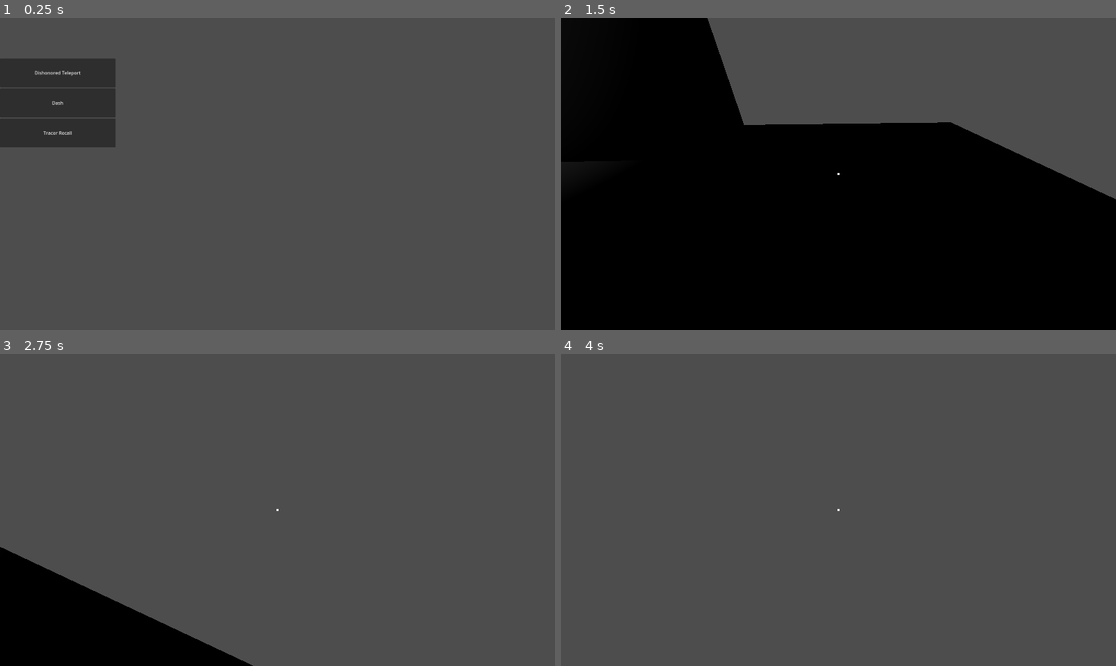
Above: before the commit, frames 1-4 (two rows, left to right).
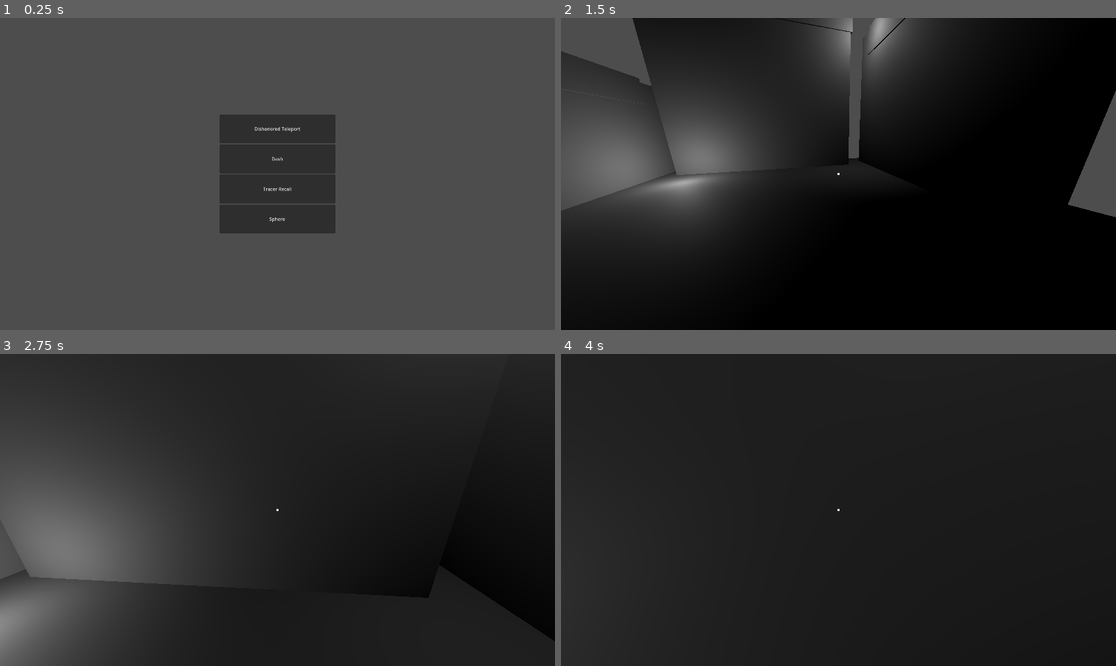
Above: after the commit, the same moments.

Repository: damikdk/fifth-try
Game: Godot game, scene res://Menu/MainMenu.tscn
Two runs of this game, one before a commit and one after it. Both use one fixed random seed, a clock stepped at 60 frames per second and the inputs below.
Inputs (mouse positions are in pixels of both pictures, inside the frame that each line leads up to):
- Up to frame 1 (0.25 s): no input
- Up to frame 2 (1.5 s): click "Dishonored Teleport" at 0.5 s; tap Enter at 1.25 s; move the mouse to (866, 174) at 1.27 s; hold W (move_forward) from 1.28 s (still down); tap E (E) at 1.35 s
- Up to frame 3 (2.75 s): keep holding W (move_forward); tap Space (jump) at 1.52, 1.82, 2.27, 2.3, 2.57 s; tap Shift (shift) at 1.55, 2.1 s; move the mouse to (249, 510) at 2.02 s
- Up to frame 4 (4 s): keep holding W (move_forward); move the mouse to (849, 503) at 2.77 s; tap Space (jump) at 2.85, 3.5, 3.77 s; tap E (E) at 3.05, 3.6 s; move the mouse to (832, 516) at 3.52 s; tap Shift (shift) at 3.8 s

The runs differ from the first frame. In frame 1, 13% of the frame differs, in the area x 0-61%, y 13-70%; in frame 2, 51%; in frame 3, 86%; in frame 4, 100%, in the area x 0-100%, y 0-100%.

Commit message:
Add Life Sphere

Diff:
--- /dev/null
+++ b/Characters/LifeSphere/LifeSphere.gd
@@ -0,0 +1,24 @@
+extends CSGSphere3D
+
+const HP_MIN = 0
+const HP_MAX = 10
+
+@export_range(HP_MIN, HP_MAX) var HP = HP_MAX
+
+func _process(_delta):
+	if Input.is_action_just_pressed("shift"):
+		take_damage(1)
+
+	if Input.is_action_just_pressed("jump"):
+		heal(1)
+
+func take_damage(damage: float):
+	HP = max(HP_MIN, HP - damage)
+	update_shader()
+
+func heal(amount: float):
+	HP = min(HP + amount, HP_MAX)
+	update_shader()
+
+func update_shader():
+	material.set_shader_parameter("emission_intensity", 1.7 * HP / 10.0)
--- /dev/null
+++ b/Characters/LifeSphere/LifeSphere.gdshader
@@ -0,0 +1,87 @@
+shader_type spatial;
+render_mode blend_mix;
+
+uniform vec4 base_color_shadow = vec4(0.5, 0.0, 0.0, 1.0);
+uniform vec4 base_color_highlight = vec4(0.0, 0.5, 0.0, 1.0);
+uniform float base_color_blend : hint_range(0.1, 2.0, 0.05) = 1.2;
+uniform float color_modulate_frequency : hint_range(0.1, 10.0, 0.1) = 1.0;
+uniform float noise_displacement : hint_range(0.1, 1, 0.01) = 0.3;
+uniform float noise_scale : hint_range(1, 20, 0.1) = 7.0;
+uniform float noise_time_scale : hint_range(0.1, 10, 0.1) = 1.0;
+uniform float alpha_distance_min : hint_range(0.5, 1.5, 0.01) = 1.08;
+uniform float alpha_distance_max : hint_range(1.0, 2.0, 0.01) = 1.6;
+uniform float alpha_time_scale : hint_range(0.1, 10, 0.1) = 1.0;
+uniform float emission_intensity : hint_range(0.0, 15.0, 0.1) = 2.0;
+uniform float highlight_intensity : hint_range(0.1, 10.0, 0.1) = 3.0;
+
+varying vec3 normal_norm;
+varying vec3 vertex_local;
+varying float vertex_d;
+
+// Generic 3-in-1-out noise function from https://gist.github.com/patriciogonzalezvivo/670c22f3966e662d2f83
+vec4 mod289(vec4 x) {
+	return x - floor(x * (1.0 / 289.0)) * 289.0;
+}
+
+vec4 perm(vec4 x) {
+	return mod289(((x * 34.0) + 1.0) * x);
+}
+
+float noise(vec3 p) {
+	vec3 a = floor(p);
+	vec3 d = p - a;
+	d = d * d * (3.0 - 2.0 * d);
+
+	vec4 b = a.xxyy + vec4(0.0, 1.0, 0.0, 1.0);
+	vec4 k1 = perm(b.xyxy);
+	vec4 k2 = perm(k1.xyxy + b.zzww);
+
+	vec4 c = k2 + a.zzzz;
+	vec4 k3 = perm(c);
+	vec4 k4 = perm(c + 1.0);
+
+	vec4 o1 = fract(k3 * (1.0 / 41.0));
+	vec4 o2 = fract(k4 * (1.0 / 41.0));
+
+	vec4 o3 = o2 * d.z + o1 * (1.0 - d.z);
+	vec2 o4 = o3.yw * d.x + o3.xz * (1.0 - d.x);
+
+	return o4.y * d.y + o4.x * (1.0 - d.y);
+}
+
+// Simple function used for generating "waves" for modulating the vertex displacement over time
+// Creates different waves for x, y and z (w1, w2 and w3) + one constant rotation around one axis
+vec3 wave(float time) {
+	float w1 = 0.134 * cos(2.874 * time) + 0.536 * sin(3.574 * time);
+	float w2 = 0.446 * sin(2.567 * time) + 0.357 * cos(3.367 * time) + 5.746 * time;
+	float w3 = 0.364 * cos(2.745 * time) + 0.256 * sin(3.645 * time);
+	return vec3(w1, w2, w3);
+}
+
+void vertex() {
+	// Getting the normalized normal vector (pointing out of the sphere) in order to displace the vertices along the axis of the normal
+	normal_norm = normalize(NORMAL);
+	VERTEX += noise_displacement * noise(VERTEX * noise_scale + wave(noise_time_scale * TIME)) * normal_norm;
+
+	// Computing distance from new vertex location to center, will be used in fragment shader
+	vertex_local = VERTEX;
+	vertex_d = distance(vertex_local, vec3(0.0));
+}
+
+void fragment() {
+	// Animating transparency (alpha) based on distance from sphere center using periodic variations in the treshold
+	float alpha_distance_min_varying = alpha_distance_min + 0.05 * alpha_distance_min * cos(2.32 * alpha_time_scale * TIME) + 0.05 * alpha_distance_min * cos(5.17 * alpha_time_scale * TIME) + 0.04 * alpha_distance_min * sin(7.32 * alpha_time_scale * TIME);
+	ALPHA = smoothstep(alpha_distance_min_varying, alpha_distance_max, vertex_d);
+
+	// Setting the base colors of the orb, blending shadow and highlight color by using smoothstep and vertex distance from center
+	ALBEDO = base_color_shadow.rgb + (base_color_highlight.rgb * smoothstep(base_color_blend - base_color_blend * 0.25, base_color_blend + base_color_blend * 0.25, vertex_d));
+
+	// Animating (modulating) the base color using small periodic variations in red, green and blue channels
+	ALBEDO += vec3(0.067 * sin(5.346 * color_modulate_frequency * TIME), 0.058 * cos(7.346 * color_modulate_frequency * TIME), 0.073 * sin(3.346 * color_modulate_frequency * TIME));
+
+	// Adjusting highlight intensity based on vertex distance from center. Larger values for highlight_intensity will darken areas with vertex_d < 1 and brighten areas with vertex_d > 1
+	ALBEDO *= pow(vertex_d, highlight_intensity);
+
+	// Making the material emissive by multiplying the albedo by an intensity factor
+	EMISSION = emission_intensity * ALBEDO;
+}
--- /dev/null
+++ b/Characters/LifeSphere/LifeSphere.tscn
@@ -0,0 +1,18 @@
+[gd_scene load_steps=3 format=3]
+
+[ext_resource type="Material" path="res://Characters/LifeSphere/LifeSphereMaterial.tres" id="1_ka2rf"]
+[ext_resource type="Script" path="res://Characters/LifeSphere/LifeSphere.gd" id="2_olren"]
+
+[node name="CSGSphere3D" type="CSGSphere3D"]
+transform = Transform3D(0.4, 0, 0, 0, 0.4, 0, 0, 0, 0.4, 0.459785, 0, -0.576368)
+radius = 1.0
+radial_segments = 32
+rings = 32
+material = ExtResource("1_ka2rf")
+script = ExtResource("2_olren")
+
+[node name="OmniLight3D" type="OmniLight3D" parent="."]
+light_color = Color(0.647059, 0, 1, 1)
+light_energy = 0.358
+light_indirect_energy = 1.697
+light_volumetric_fog_energy = 1.997
--- /dev/null
+++ b/Characters/LifeSphere/LifeSphereMaterial.tres
@@ -0,0 +1,19 @@
+[gd_resource type="ShaderMaterial" load_steps=2 format=3 uid="uid://d4no2mmjhfxa8"]
+
+[ext_resource type="Shader" path="res://Characters/LifeSphere/LifeSphere.gdshader" id="1_klv7x"]
+
+[resource]
+render_priority = 0
+shader = ExtResource("1_klv7x")
+shader_parameter/base_color_shadow = Vector4(0, 0, 1, 0)
+shader_parameter/base_color_highlight = Vector4(1, 0, 1, 0)
+shader_parameter/base_color_blend = 1.2
+shader_parameter/color_modulate_frequency = 0.1
+shader_parameter/noise_displacement = 0.1
+shader_parameter/noise_scale = 1.6
+shader_parameter/noise_time_scale = 0.1
+shader_parameter/alpha_distance_min = 0.5
+shader_parameter/alpha_distance_max = 1.24
+shader_parameter/alpha_time_scale = 0.1
+shader_parameter/emission_intensity = 1.7
+shader_parameter/highlight_intensity = 4.2
--- a/Levels/WorldDash.tscn
+++ b/Levels/WorldDash.tscn
@@ -12,7 +12,7 @@
 dash_duration = 0.1
 
 [node name="Floor" type="CSGBox3D" parent="."]
-transform = Transform3D(2.0682, 0, 0, 0, 1.00691, 0, 0, 0, 2.0121, -0.0521376, 0.110149, -5.9057)
+transform = Transform3D(4.08614, 0, 0, 0, 1.00691, 0, 0, 0, 6.69987, -0.0521376, 0.110149, -5.9057)
 use_collision = true
 size = Vector3(10, 1, 10)
 
@@ -21,13 +21,28 @@
 use_collision = true
 size = Vector3(1, 10, 10)
 
+[node name="CSGBox3D8" type="CSGBox3D" parent="."]
+transform = Transform3D(-4.37114e-08, 0, 1, 0, 1, 0, -1, 0, -4.37114e-08, -13, 4, 14)
+use_collision = true
+size = Vector3(1, 10, 10)
+
+[node name="CSGBox3D10" type="CSGBox3D" parent="."]
+transform = Transform3D(-4.37114e-08, 0, 1, 0, 1, 0, -1, 0, -4.37114e-08, 9.9485, 4, 8.24148)
+use_collision = true
+size = Vector3(1, 10, 10)
+
 [node name="CSGBox3D7" type="CSGBox3D" parent="."]
-transform = Transform3D(-4.37114e-08, 0, 1, 0, 1, 0, -1, 0, -4.37114e-08, -0.66503, 5.1308, 2.08001)
+transform = Transform3D(-4.37114e-08, 0, 1, 0, 1, 0, -1, 0, -4.37114e-08, 0, 5, 3)
+use_collision = true
+size = Vector3(1, 10, 10)
+
+[node name="CSGBox3D11" type="CSGBox3D" parent="."]
+transform = Transform3D(-4.37114e-08, 0, 1, 0, 1, 0, -1, 0, -4.37114e-08, 3.4619, 5, 20.3627)
 use_collision = true
 size = Vector3(1, 10, 10)
 
 [node name="CSGBox3D9" type="CSGBox3D" parent="."]
-transform = Transform3D(3, 0, 0, 0, 1, 0, 0, 0, 1, 7.24613, 2.05583, -2.16012)
+transform = Transform3D(3, 0, 0, 0, 1, 0, 0, 0, 1, 7, 2, -8.31508)
 use_collision = true
 size = Vector3(1, 10, 10)
 
@@ -38,3 +53,11 @@
 [node name="OmniLight3D" type="OmniLight3D" parent="OmniLight3D"]
 transform = Transform3D(1, 0, 0, 0, 1, 0, 0, 0, 1, 9.27266, -7.09078, -0.700939)
 omni_range = 9.84264
+
+[node name="OmniLight3D2" type="OmniLight3D" parent="."]
+transform = Transform3D(1, 0, 0, 0, 1, 0, 0, 0, 1, -8.1878, 8.48648, 10.0704)
+omni_range = 9.84264
+
+[node name="OmniLight3D" type="OmniLight3D" parent="OmniLight3D2"]
+transform = Transform3D(1, 0, 0, 0, 1, 0, 0, 0, 1, 9.27266, -7.09078, -0.700939)
+omni_range = 9.84264
--- /dev/null
+++ b/Levels/WorldSphere.tscn
@@ -0,0 +1,74 @@
+[gd_scene load_steps=4 format=3 uid="uid://2ypaqkjs10fy"]
+
+[ext_resource type="PackedScene" uid="uid://yi6wcrfubii3" path="res://Characters/FPS.tscn" id="1_y8tjk"]
+[ext_resource type="PackedScene" path="res://Characters/LifeSphere/LifeSphere.tscn" id="3_fh0s1"]
+
+[sub_resource type="Environment" id="Environment_echk1"]
+sdfgi_enabled = true
+fog_density = 0.0342
+volumetric_fog_enabled = true
+volumetric_fog_density = 0.2823
+volumetric_fog_emission = Color(0.380392, 0.380392, 0.380392, 1)
+
+[node name="World" type="Node3D"]
+
+[node name="FPS" parent="." instance=ExtResource("1_y8tjk")]
+transform = Transform3D(-0.99508, 0, 0.0990766, 0, 1, 0, -0.0990766, 0, -0.99508, -1.53942, 2.87192, -9.97731)
+
+[node name="LifeSphere" parent="FPS" instance=ExtResource("3_fh0s1")]
+transform = Transform3D(0.4, 0, 0, 0, 0.4, 0, 0, 0, 0.4, 0.459785, 0, -0.576372)
+
+[node name="Floor" type="CSGBox3D" parent="."]
+transform = Transform3D(4.08614, 0, 0, 0, 1.00691, 0, 0, 0, 6.69987, -0.0521376, 0.110149, -5.9057)
+use_collision = true
+size = Vector3(10, 1, 10)
+
+[node name="CSGBox3D6" type="CSGBox3D" parent="."]
+transform = Transform3D(1, 0, 0, 0, 1, 0, 0, 0, 1, -9.40715, 5.31936, -2.11211)
+use_collision = true
+size = Vector3(1, 10, 10)
+
+[node name="CSGBox3D8" type="CSGBox3D" parent="."]
+transform = Transform3D(-4.37114e-08, 0, 1, 0, 1, 0, -1, 0, -4.37114e-08, -13, 4, 14)
+use_collision = true
+size = Vector3(1, 10, 10)
+
+[node name="CSGBox3D10" type="CSGBox3D" parent="."]
+transform = Transform3D(-4.37114e-08, 0, 1, 0, 1, 0, -1, 0, -4.37114e-08, 9.9485, 4, 8.24148)
+use_collision = true
+size = Vector3(1, 10, 10)
+
+[node name="CSGBox3D7" type="CSGBox3D" parent="."]
+transform = Transform3D(-4.37114e-08, 0, 1, 0, 1, 0, -1, 0, -4.37114e-08, 0, 5, 3)
+use_collision = true
+size = Vector3(1, 10, 10)
+
+[node name="CSGBox3D11" type="CSGBox3D" parent="."]
+transform = Transform3D(-4.37114e-08, 0, 1, 0, 1, 0, -1, 0, -4.37114e-08, 3.4619, 5, 20.3627)
+use_collision = true
+size = Vector3(1, 10, 10)
+
+[node name="CSGBox3D9" type="CSGBox3D" parent="."]
+transform = Transform3D(0.985677, 0, -0.168644, 0, 1, 0, 0.168644, 0, 0.985677, -1.04934, 5.37271, -7.27854)
+use_collision = true
+size = Vector3(2, 10, 2)
+
+[node name="CSGBox3D12" type="CSGBox3D" parent="."]
+transform = Transform3D(1, 0, 0, 0, 1, 0, 0, 0, 1, 7.78071, 5.37271, -1.21686)
+use_collision = true
+size = Vector3(2, 10, 2)
+
+[node name="WorldEnvironment" type="WorldEnvironment" parent="."]
+environment = SubResource("Environment_echk1")
+
+[node name="SpotLight3D" type="SpotLight3D" parent="."]
+transform = Transform3D(1, 0, 0, 0, 0.301638, 0.953423, 0, -0.953423, 0.301638, -0.0121894, 9.13157, 2.27572)
+light_energy = 13.0
+spot_range = 10.0
+spot_angle = 35.6
+
+[node name="SpotLight3D2" type="SpotLight3D" parent="."]
+transform = Transform3D(1, 0, 0, 0, 0.301638, 0.953423, 0, -0.953423, 0.301638, -0.0121894, 9.47112, -9.18331)
+light_energy = 13.0
+spot_range = 10.0
+spot_angle = 35.6
--- /dev/null
+++ b/Menu/ButtonSphere.gd
@@ -0,0 +1,4 @@
+extends Button
+
+func _on_pressed():
+	get_tree().change_scene_to_file("res://Levels/WorldSphere.tscn")
--- a/Menu/MainMenu.tscn
+++ b/Menu/MainMenu.tscn
@@ -1,9 +1,10 @@
-[gd_scene load_steps=5 format=3 uid="uid://croh78y1j0prf"]
+[gd_scene load_steps=6 format=3 uid="uid://croh78y1j0prf"]
 
 [ext_resource type="Script" path="res://Menu/MainMenu.gd" id="1_1asig"]
 [ext_resource type="Script" path="res://Menu/ButtonDishonoredTP.gd" id="1_unfvl"]
 [ext_resource type="Script" path="res://Menu/ButtonDash.gd" id="3_cenk1"]
 [ext_resource type="Script" path="res://Menu/ButtonTracerRecall.gd" id="4_jux3v"]
+[ext_resource type="Script" path="res://Menu/ButtonSphere.gd" id="5_35q3r"]
 
 [node name="MainMenu" type="Control"]
 layout_mode = 3
@@ -17,18 +18,23 @@
 [node name="ScrollContainer" type="ScrollContainer" parent="."]
 custom_minimum_size = Vector2(400, 800)
 layout_mode = 1
-anchors_preset = 4
+anchors_preset = 8
+anchor_left = 0.5
 anchor_top = 0.5
+anchor_right = 0.5
 anchor_bottom = 0.5
-offset_top = -4.0
-offset_right = 8.0
-offset_bottom = 4.0
+offset_left = -200.0
+offset_top = -400.0
+offset_right = 200.0
+offset_bottom = 400.0
+grow_horizontal = 2
 grow_vertical = 2
 
 [node name="VBoxContainer" type="VBoxContainer" parent="ScrollContainer"]
 layout_mode = 2
 size_flags_horizontal = 3
 size_flags_vertical = 3
+alignment = 1
 
 [node name="ButtonDishonoredTP" type="Button" parent="ScrollContainer/VBoxContainer"]
 custom_minimum_size = Vector2(0, 100)
@@ -52,6 +58,14 @@
 text = "Tracer Recall"
 script = ExtResource("4_jux3v")
 
+[node name="ButtonSphere" type="Button" parent="ScrollContainer/VBoxContainer"]
+custom_minimum_size = Vector2(0, 100)
+layout_mode = 2
+size_flags_horizontal = 3
+text = "Sphere"
+script = ExtResource("5_35q3r")
+
 [connection signal="pressed" from="ScrollContainer/VBoxContainer/ButtonDishonoredTP" to="ScrollContainer/VBoxContainer/ButtonDishonoredTP" method="_on_pressed"]
 [connection signal="pressed" from="ScrollContainer/VBoxContainer/ButtonDash" to="ScrollContainer/VBoxContainer/ButtonDash" method="_on_pressed"]
 [connection signal="pressed" from="ScrollContainer/VBoxContainer/ButtonTracerRecall" to="ScrollContainer/VBoxContainer/ButtonTracerRecall" method="_on_pressed"]
+[connection signal="pressed" from="ScrollContainer/VBoxContainer/ButtonSphere" to="ScrollContainer/VBoxContainer/ButtonSphere" method="_on_pressed"]
